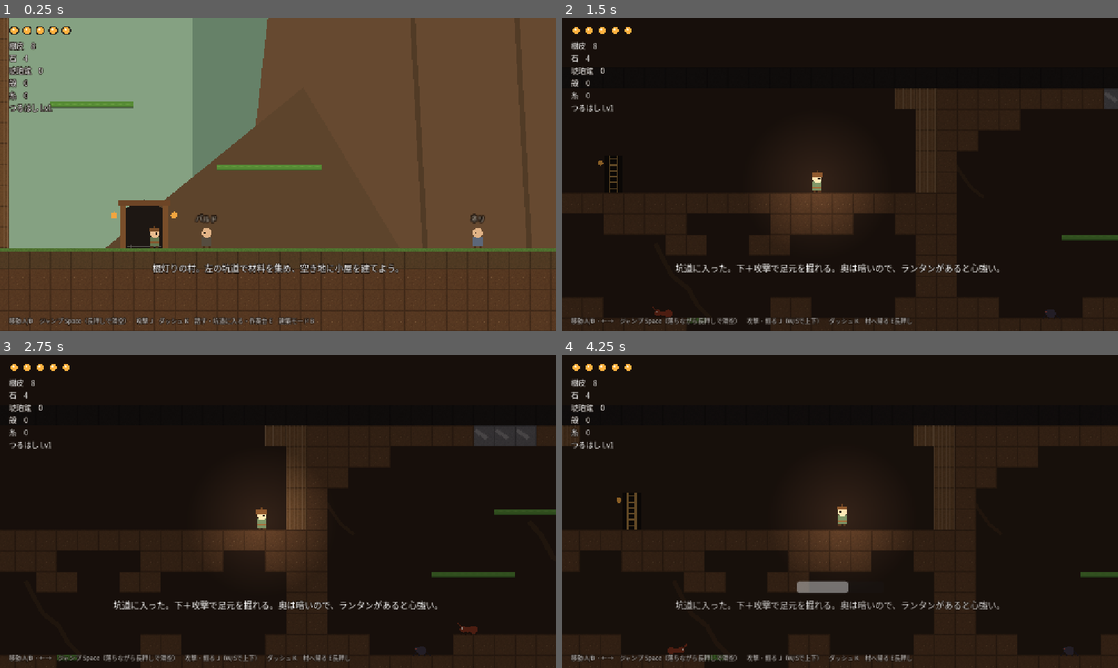
Above: before the commit, frames 1-4 (two rows, left to right).
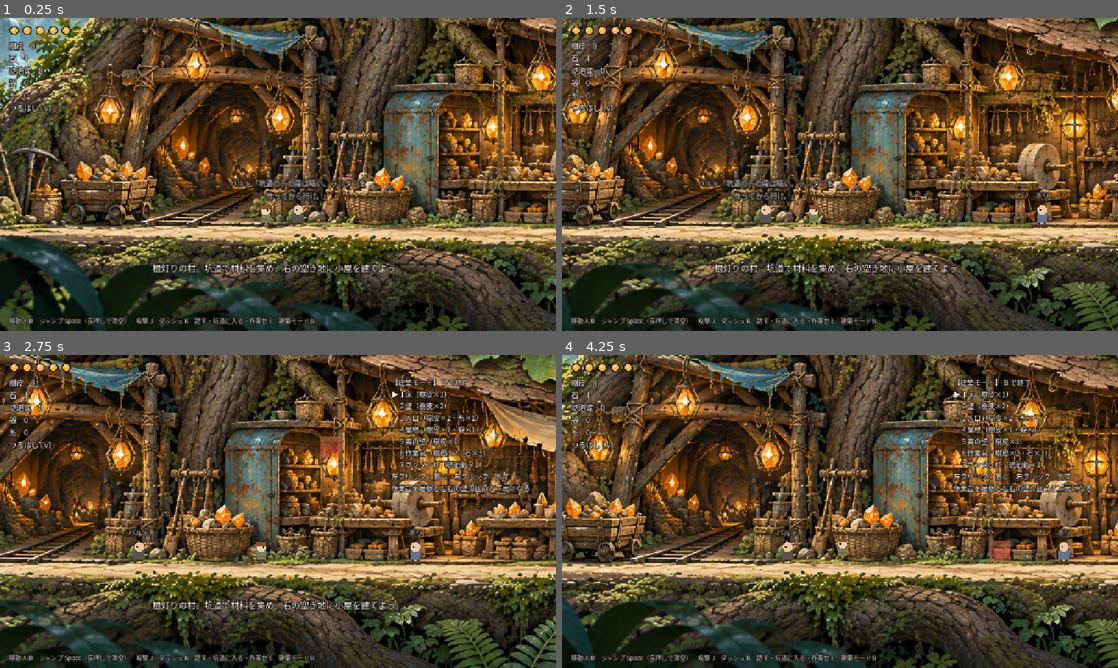
Above: after the commit, the same moments.

Repository: Michi0808/kobito_2D
Game: Godot game, scene res://scenes/village.tscn
Same seed, same stepped clock (60 frames per second), same inputs: the game is played once before the commit and once after it.
Inputs (mouse positions are in pixels of both pictures, inside the frame that each line leads up to):
- Up to frame 1 (0.25 s): no input
- Up to frame 2 (1.5 s): tap Enter at 0.5 s; move the mouse to (962, 158) at 0.52 s; hold D (move_right) 0.53-1.25 s; hold E (interact) 0.53-1.25 s; click (962, 158) at 0.67 s; tap Space (jump) at 0.77 s; drag from (728, 190) to (812, 237) at 1.27 s
- Up to frame 3 (2.75 s): move the mouse to (333, 442) at 2.02 s; hold D (move_right) from 2.03 s (still down); hold B (build_mode) from 2.03 s (still down); tap E (interact) at 2.3 s
- Up to frame 4 (4.25 s): release D (move_right) at 2.75 s; release B (build_mode) at 2.75 s; drag from (812, 574) to (673, 464) at 2.77 s; move the mouse to (1006, 558) at 3.52 s; hold A (move_left) from 3.53 s (still down); hold E (interact) from 3.53 s (still down); tap Space (jump) at 3.77 s

The runs differ from the first frame. In frame 1, 85% of the frame differs, in the area x 0-100%, y 0-100%; in frame 2, 75%; in frame 3, 76%; in frame 4, 75%.

Commit message:
村の背景に元の背景絵を使い、空き地を右側に移す
Co-Authored-By: Claude Opus 5.5 (1M context) <noreply@anthropic.com>
Claude-Session: https://claude.ai/code/session_01VxtsWK7xuDyo9qaztgoSz4

Diff:
--- a/scripts/village.gd
+++ b/scripts/village.gd
@@ -1,11 +1,19 @@
 extends Node2D
-## 根灯りの村（試作では根元の一画だけ）。坑道への入口と、自由に建築できる空き地がある。
+## 根灯りの村（試作では根元の一画だけ）。
+## 左側は描いた背景絵（坑道の入口・工房・市場）をそのまま使い、右側が自由に建築できる空き地。
 
 const T := Tiles.SIZE
-const WIDTH := 70
 const GROUND_Y := 16
-const ENTRANCE_X := 6
-const BUILD_AREA := Rect2i(18, 3, 46, 13)  # x 18〜63, y 3〜15
+## 背景絵 art/village_base.png の置き方。絵の中の通り道が地面（GROUND_Y）に重なるように合わせてある
+const BASE_ART := "res://art/village_base.png"
+const BASE_SCALE := 1.0313
+const BASE_TOP := -71.0
+const BASE_W := 70           # 絵の幅（マス）
+## 絵の中の坑道の入口（x 座標）
+const ENTRANCE_PX := 476.0
+## 空き地は絵の右側
+const WIDTH := 112
+const BUILD_AREA := Rect2i(72, 3, 38, 13)  # x 72〜109, y 3〜15
 
 var map: TileMapLayer
 var player: Player
@@ -17,41 +25,44 @@
 	Game.level = self
 	Game.boss = null
 
+	# 空き地側の奥に見える森（仮の図形）
 	var sky := Parallax2D.new()
-	sky.scroll_scale = Vector2(0.3, 0.5)
+	sky.scroll_scale = Vector2(0.4, 0.6)
 	sky.z_index = -20
 	add_child(sky)
 	var far := Node2D.new()
 	far.draw.connect(_draw_far.bind(far))
 	sky.add_child(far)
 
-	var tree := Parallax2D.new()
-	tree.scroll_scale = Vector2(0.7, 0.85)
-	tree.z_index = -15
-	add_child(tree)
-	var trunk := Node2D.new()
-	trunk.draw.connect(_draw_trunk.bind(trunk))
-	tree.add_child(trunk)
+	# 村の背景絵
+	var base := Sprite2D.new()
+	base.texture = load(BASE_ART)
+	base.centered = false
+	base.scale = Vector2(BASE_SCALE, BASE_SCALE)
+	base.position = Vector2(0, BASE_TOP)
+	base.z_index = -10
+	add_child(base)
 
 	map = TileMapLayer.new()
 	map.tile_set = Tiles.get_tileset()
 	add_child(map)
-	for x in range(-1, WIDTH + 1):
+	# 絵の部分は絵の中の通り道が地面なので、当たり判定だけ置く
+	var floor_body := StaticBody2D.new()
+	var cs := CollisionShape2D.new()
+	var sh := RectangleShape2D.new()
+	sh.size = Vector2(BASE_W * T, 6 * T)
+	cs.shape = sh
+	cs.position = Vector2(BASE_W * T / 2.0, GROUND_Y * T + 3 * T)
+	floor_body.add_child(cs)
+	add_child(floor_body)
+	# 空き地はタイルの地面
+	for x in range(BASE_W, WIDTH + 1):
 		map.set_cell(Vector2i(x, GROUND_Y), 0, Vector2i(Tiles.GROUND, 0))
 		for y in range(GROUND_Y + 1, GROUND_Y + 6):
 			map.set_cell(Vector2i(x, y), 0, Vector2i(Tiles.DIRT, 0))
 	for y in range(-10, GROUND_Y):
 		map.set_cell(Vector2i(-1, y), 0, Vector2i(Tiles.LIVING_ROOT, 0))
 		map.set_cell(Vector2i(WIDTH, y), 0, Vector2i(Tiles.LIVING_ROOT, 0))
-	# 坑道の上の根の張り出し（葉っぱの足場）
-	for x in range(10, 15):
-		map.set_cell(Vector2i(x, 12), 0, Vector2i(Tiles.LEAF, 0))
-	for x in range(2, 6):
-		map.set_cell(Vector2i(x, 9), 0, Vector2i(Tiles.LEAF, 0))
-
-	var mod := CanvasModulate.new()
-	mod.color = Color(0.95, 0.9, 0.82)
-	add_child(mod)
 
 	hud = HUD.new()
 	add_child(hud)
@@ -60,31 +71,31 @@
 	build.setup(BUILD_AREA, map, hud)
 	add_child(build)
 
-	add_child(_npc("バルド", "坑道の下の段は暗い。ランタンを作ってから行け。", Color(0.35, 0.33, 0.3), ENTRANCE_X + 3))
-	add_child(_npc("ネリ", "作業台を屋根と左右の壁で囲うと工房になるよ。ランタンはそこで作れる。", Color(0.38, 0.45, 0.58), 22))
-	add_child(_npc("ルカ", "おかえり。まずは食べて休みな。", Color(0.55, 0.42, 0.3), 66))
+	add_child(_npc("バルド", "坑道の下の段は暗い。ランタンを作ってから行け。", Color(0.35, 0.33, 0.3), ENTRANCE_PX + 110.0))
+	add_child(_npc("ネリ", "右の空き地で、作業台を屋根と左右の壁で囲うと工房になるよ。ランタンはそこで作れる。", Color(0.38, 0.45, 0.58), 1010.0))
+	add_child(_npc("ルカ", "おかえり。まずは食べて休みな。", Color(0.55, 0.42, 0.3), 1700.0))
 
 	player = Player.new()
-	player.position = Vector2((ENTRANCE_X + 1) * T, GROUND_Y * T - 14)
+	player.position = Vector2(ENTRANCE_PX + 60.0, GROUND_Y * T - 14)
 	add_child(player)
 	player.light.enabled = false
-	player.set_camera_limits(Rect2(-T, -T * 10, (WIDTH + 2) * T, (GROUND_Y + 14) * T))
+	player.set_camera_limits(Rect2(0, BASE_TOP, WIDTH * T, 746))
 
 	hud.set_hint("移動 A/D　ジャンプ Space（長押しで滑空）　攻撃 J　ダッシュ K　話す・坑道に入る・作業台 E　建築モード B")
 	if Game.queued_message == "" and Game.built.is_empty():
-		Game.post("根灯りの村。左の坑道で材料を集め、空き地に小屋を建てよう。")
+		Game.post("根灯りの村。坑道で材料を集め、右の空き地に小屋を建てよう。")
 
 
-func _npc(n: String, text: String, c: Color, x: int) -> Npc:
+func _npc(n: String, text: String, c: Color, x: float) -> Npc:
 	var npc := Npc.new().setup(n, text, c)
-	npc.position = Vector2(x * T + T / 2.0, GROUND_Y * T - 13)
+	npc.position = Vector2(x, GROUND_Y * T - 13)
 	return npc
 
 
 func on_interact() -> void:
 	if Time.get_ticks_msec() - hud.craft_closed_at < 300:
 		return
-	if absf(player.global_position.x - (ENTRANCE_X * T + T / 2.0)) < 40.0:
+	if absf(player.global_position.x - ENTRANCE_PX) < 48.0:
 		player.controls_locked = true
 		Game.goto_mine()
 		return
@@ -102,35 +113,17 @@
 
 
 func _draw() -> void:
-	# 坑道の入口（黒い母岩に掘られた坑口と支柱）
-	var o := Vector2(ENTRANCE_X * T + T / 2.0, GROUND_Y * T)
-	draw_colored_polygon(PackedVector2Array([o + Vector2(-34, 0), o + Vector2(-30, -60), o + Vector2(0, -74), o + Vector2(30, -60), o + Vector2(34, 0)]), Color(0.12, 0.1, 0.09))
-	draw_rect(Rect2(o + Vector2(-36, -66), Vector2(8, 66)), Color(0.5, 0.34, 0.2))
-	draw_rect(Rect2(o + Vector2(28, -66), Vector2(8, 66)), Color(0.5, 0.34, 0.2))
-	draw_rect(Rect2(o + Vector2(-40, -72), Vector2(80, 8)), Color(0.45, 0.3, 0.18))
-	draw_circle(o + Vector2(-46, -50), 5.0, Color(1.0, 0.72, 0.3))
-	draw_circle(o + Vector2(46, -50), 5.0, Color(1.0, 0.72, 0.3))
-	draw_line(o + Vector2(-20, 0), o + Vector2(-20, -4), Color(0.4, 0.4, 0.42), 2.0)
-	draw_line(o + Vector2(-26, -2), o + Vector2(26, -2), Color(0.4, 0.4, 0.42), 2.0)
+	# 空き地の入口の立て札
+	var o := Vector2(BUILD_AREA.position.x * T - 40, GROUND_Y * T)
+	draw_rect(Rect2(o + Vector2(-2, -40), Vector2(4, 40)), Color(0.4, 0.28, 0.16))
+	draw_rect(Rect2(o + Vector2(-18, -44), Vector2(36, 16)), Color(0.6, 0.45, 0.28))
 
 
 func _draw_far(n: Node2D) -> void:
-	n.draw_rect(Rect2(-2000, -1200, 6000, 2400), Color(0.55, 0.7, 0.62))
-	for i in 9:
-		var x := -400.0 + i * 420.0
-		n.draw_rect(Rect2(x, -900, 90 + (i % 3) * 30, 1800), Color(0.42, 0.56, 0.5))
-
-
-func _draw_trunk(n: Node2D) -> void:
-	# 世界樹の幹と根（仮の形）。画面の奥に大きくそびえ、左右に空と森が見える
-	var c := Color(0.42, 0.32, 0.23)
-	n.draw_colored_polygon(PackedVector2Array([
-		Vector2(420, 560), Vector2(640, -1400), Vector2(1380, -1400), Vector2(1600, 560)]), c)
-	for i in 5:
-		var x := 700.0 + i * 160.0
-		n.draw_polyline(PackedVector2Array([Vector2(x, -1300), Vector2(x + 20, -500), Vector2(x - 15, 100), Vector2(x + 10, 560)]), c.darkened(0.2), 8.0)
-	n.draw_colored_polygon(PackedVector2Array([Vector2(150, 560), Vector2(520, 260), Vector2(700, 560)]), c.darkened(0.08))
-	n.draw_colored_polygon(PackedVector2Array([Vector2(1350, 560), Vector2(1560, 240), Vector2(1950, 560)]), c.darkened(0.08))
-	# 幹の空洞の住まいの灯り
-	for i in 5:
-		n.draw_circle(Vector2(760 + i * 120, -40 - (i % 2) * 140), 6.0, Color(1.0, 0.75, 0.35))
+	# 空き地の奥の森（仮）。背景絵と色味を合わせた木立と根
+	n.draw_rect(Rect2(-2000, -1200, 8000, 2400), Color(0.5, 0.6, 0.5))
+	for i in 16:
+		var x := -400.0 + i * 340.0
+		n.draw_rect(Rect2(x, -900, 110 + (i % 3) * 50, 1800), Color(0.36, 0.3, 0.22))
+		n.draw_circle(Vector2(x + 60, -60 + (i % 4) * 30), 140.0, Color(0.33, 0.45, 0.27))
+	n.draw_rect(Rect2(-2000, 260, 8000, 500), Color(0.3, 0.36, 0.22))
--- a/tests/shots.gd
+++ b/tests/shots.gd
@@ -24,24 +24,28 @@
 
 
 func _run() -> void:
-	await frames(10)
+	await frames(40)
+	await shot("00_village_market")
+	Game.player.global_position = Vector2(1300, 16 * 32 - 14)
+	await frames(60)
+	await shot("00b_village_shops")
 	var b: BuildSystem = Game.level.build
 	Game.add_item("bark", 40, false)
 	Game.add_item("stone", 10, false)
 	Game.add_item("shell", 10, false)
 	Game.add_item("silk", 5, false)
 	Game.add_item("amber", 5, false)
-	for x in range(26, 35):
+	for x in range(76, 85):
 		b.place("back", Vector2i(x, 14))
 		b.place("back", Vector2i(x, 15))
 		b.place("roof", Vector2i(x, 13))
-	b.place("wall", Vector2i(25, 14))
-	b.place("door", Vector2i(25, 15))
-	b.place("wall", Vector2i(35, 14))
-	b.place("wall", Vector2i(35, 15))
-	b.place("bench", Vector2i(30, 15))
-	b.place("lamp", Vector2i(28, 14))
-	Game.player.global_position = Vector2(30 * 32, 16 * 32 - 14)
+	b.place("wall", Vector2i(75, 14))
+	b.place("door", Vector2i(75, 15))
+	b.place("wall", Vector2i(85, 14))
+	b.place("wall", Vector2i(85, 15))
+	b.place("bench", Vector2i(80, 15))
+	b.place("lamp", Vector2i(78, 14))
+	Game.player.global_position = Vector2(80 * 32, 16 * 32 - 14)
 	await frames(40)
 	await shot("01_village")
 	b.toggle()
--- a/tests/smoke.gd
+++ b/tests/smoke.gd
@@ -37,17 +37,17 @@
 	Game.add_item("stone", 10, false)
 	Game.add_item("shell", 10, false)
 	Game.add_item("silk", 5, false)
-	check(b.place("bench", Vector2i(30, 15)), "作業台を置けた")
-	check(not b.is_workshop(Vector2i(30, 15)), "囲う前は工房として働かない")
+	check(b.place("bench", Vector2i(80, 15)), "作業台を置けた")
+	check(not b.is_workshop(Vector2i(80, 15)), "囲う前は工房として働かない")
 	for y in [14, 15]:
-		check(b.place("wall", Vector2i(27, y)), "左の壁 y=%d" % y)
-		check(b.place("wall", Vector2i(33, y)), "右の壁 y=%d" % y)
-	for x in range(27, 34):
+		check(b.place("wall", Vector2i(77, y)), "左の壁 y=%d" % y)
+		check(b.place("wall", Vector2i(83, y)), "右の壁 y=%d" % y)
+	for x in range(77, 84):
 		b.place("roof", Vector2i(x, 13))
-	check(b.is_workshop(Vector2i(30, 15)), "屋根と壁で囲うと工房になる")
+	check(b.is_workshop(Vector2i(80, 15)), "屋根と壁で囲うと工房になる")
 	check(not b.place("wall", Vector2i(10, 15)), "建築範囲の外には置けない")
-	check(b.remove_at(Vector2i(33, 14)), "部品を外せる")
-	check(b.place("wall", Vector2i(33, 14)), "外した場所にまた置ける")
+	check(b.remove_at(Vector2i(83, 14)), "部品を外せる")
+	check(b.place("wall", Vector2i(83, 14)), "外した場所にまた置ける")
 
 	Game.add_item("amber", 3, false)
 	check(Game.craft("lantern"), "ランタンを作れた")
@@ -139,7 +139,7 @@
 	await get_tree().create_timer(1.3).timeout
 	await frames(5)
 	check(Game.level != null and Game.level.name == "Village", "村へ運ばれた")
-	check(Game.level.build.is_workshop(Vector2i(30, 15)), "建てた工房が残っている")
+	check(Game.level.build.is_workshop(Vector2i(80, 15)), "建てた工房が残っている")
 
 	print("== 坑道（2回目）")
 	Game.goto_mine()
Binary file added: art/village_base.png
Not shown, added: art/village_base.png.import
Not shown, added: tests/shots.gd.uid
Not shown, changed: README.md
